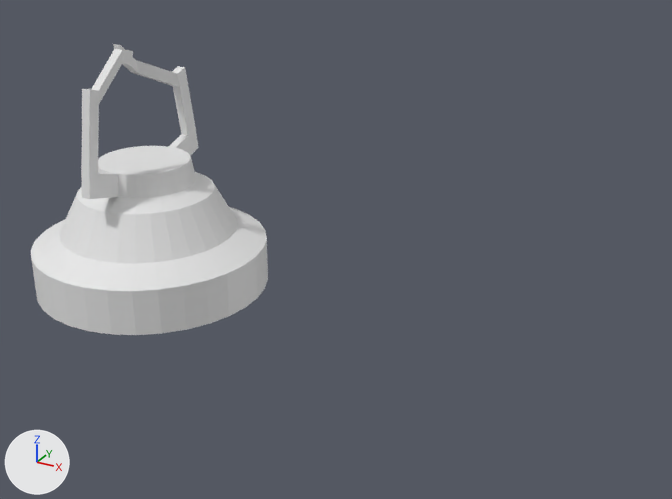
The Blender file Models/Spin_Device/MAIN_device.blend as it was, and as the next commit left it.
The view is the same before and after, from a camera (50 mm lens) standing at (3.07, -3.53, 2.19) and looking at (1.04, 0.16, 0.34). The axes (+X, +Y, +Z) are drawn at lower left. The lights are the same throughout.

Names of what the first picture shows: 'device'.
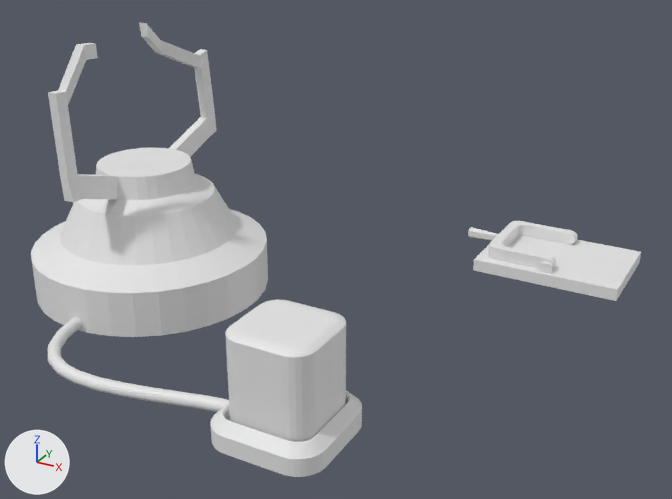
Commit message: Changes to Main Device Mats for Holo Device

Location of each change, (x1, y1, x2, y2) in pixels of the pictures (672 x 499 px; the box of a moved part takes in the faces that stretch with it):
'device', reshaped, moved (8% taller): before (31, 44, 268, 335); after (31, 23, 268, 337)
'Cube.001', added: after (225, 300, 346, 442)
'Cube.002', added: after (473, 232, 641, 301)
'Cube', added: after (211, 391, 362, 477)
'BezierCurve', added: after (48, 317, 229, 412)
'Cube.003', added: after (468, 221, 577, 269)
part 1 of me_cylinder, moved or reshaped: before (81, 44, 199, 214); after (48, 23, 217, 216)

Patch to the scene script:
```diff
--- a/Models/Spin_Device/MAIN_device.blend.py
+++ b/Models/Spin_Device/MAIN_device.blend.py
@@ me_cylinder @@
 # used by ob_device; location = (0.0, 0.0, 0.0); scale = (0.616, 0.616, 1.0)
-me_cylinder.from_pydata(...)  # 289 vertices, 273 faces; spans x -1.0..1.0, y -1.0..1.0, z 0.0..1.29
+me_cylinder.from_pydata(...)  # 289 vertices, 273 faces; spans x -1.0..1.0, y -1.0..1.02, z 0.0..1.36
+# me_cylinder part 1: 52 of 289 vertices moved; they spanned x -0.26..0.14, y -0.74..0.74, z 0.57..1.29 and now span x -0.26..0.14, y -0.95..1.02, z 0.57..1.36; mean shift (0.0, 0.0, 0.06); largest move (0.14, -0.29, 1.29) -> (0.14, -0.69, 1.36)
@@ me_cube_001 @@
+me_cube_001.from_pydata(...)  # 312 vertices, 274 faces; spans x -0.254..0.254, y -0.254..0.254, z -0.012..0.111
@@ me_cube_002 @@
+me_cube_002.from_pydata(...)  # 201 vertices, 173 faces; spans x -0.191..0.199, y -0.193..0.197, z -0.216..0.192
@@ me_cube_003 @@
+me_cube_003.from_pydata(...)  # 241 vertices, 223 faces, 1 loose edge; spans x -0.394..0.394, y -0.276..0.276, z 0.001..0.121
@@ me_cube_004 @@
+me_cube_004.from_pydata(...)  # 344 vertices, 274 faces; spans x -0.521..0.048, y -0.007..0.447, z -0.035..0.037
@@ cu_beziercurve @@
+cu_beziercurve = bpy.data.curves.new('BezierCurve', 'CURVE')
+cu_beziercurve.dimensions = '3D'
+_sp = cu_beziercurve.splines.new('BEZIER'); _sp.bezier_points.add(1)
+_sp.bezier_points.foreach_set('co', [-0.25, 0.225, 0.0241, 0.887, -0.0574, 0.0218])
+_sp.bezier_points.foreach_set('handle_left', [-0.304, 0.736, 0.0241, 0.566, -0.0598, 0.0218])
+_sp.bezier_points.foreach_set('handle_right', [-0.175, -0.493, 0.0241, 1.145, -0.0556, 0.0218])
+for _p, _l, _r in zip(_sp.bezier_points, ['ALIGNED', 'ALIGNED'], ['ALIGNED', 'ALIGNED']): _p.handle_left_type = _l; _p.handle_right_type = _r
+_sp.order_u = 0
+_sp.order_v = 0
+cu_beziercurve.use_path = True
+cu_beziercurve.use_path_clamp = True
+cu_beziercurve.bevel_depth = 0.03
+cu_beziercurve.fill_mode = 'FULL'
@@ ob_device @@
 ob_device = bpy.data.objects.new('device', me_cylinder)
-ob_device.location = (0.0, 0.0, 0.0)
+ob_device.location = (0.0, 0.0, -0.01)
 ob_device.scale = (0.616, 0.616, 1.0)
@@ ob_cube @@
+ob_cube = bpy.data.objects.new('Cube', me_cube_001)
+ob_cube.location = (1.37, -0.849, 0.01)
@@ ob_cube_001 @@
+ob_cube_001 = bpy.data.objects.new('Cube.001', me_cube_002)
+ob_cube_001.location = (1.368, -0.846, 0.298)
@@ ob_beziercurve @@
+ob_beziercurve = bpy.data.objects.new('BezierCurve', cu_beziercurve)
+ob_beziercurve.location = (0.263, -0.802, 0.009)
@@ ob_cube_002 @@
+ob_cube_002 = bpy.data.objects.new('Cube.002', me_cube_003)
+ob_cube_002.location = (1.864, 1.231, 0.0)
@@ ob_cube_003 @@
+ob_cube_003 = bpy.data.objects.new('Cube.003', me_cube_004)
+ob_cube_003.location = (1.852, 1.014, 0.101)
```
